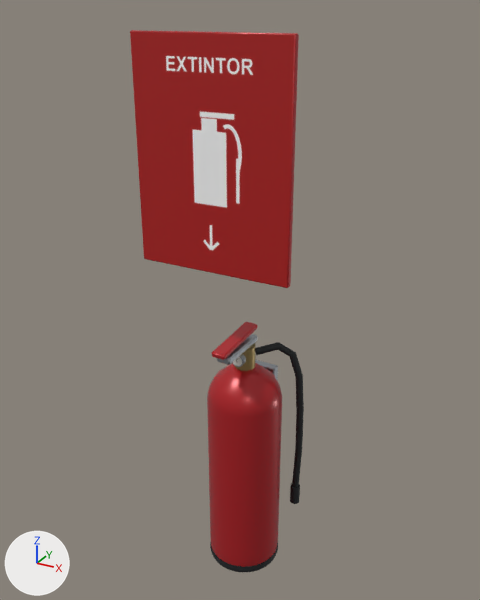
One commit to the glTF model 01_Cena_Render_Cycles/modelos/extintor_realista.glb: the scene before it, then after it.
Camera for both pictures: a 50 mm lens placed at (0.579, -1.066, 1.184), pointed at (-0.017, 0.018, 0.642). Every picture has the same lights, and +X, +Y and +Z are marked at lower left. The picture after the commit comes second. Vertices at exactly the same position are counted once.

Objects in the first picture: 'Extintor_Com_Placa_PBR'.
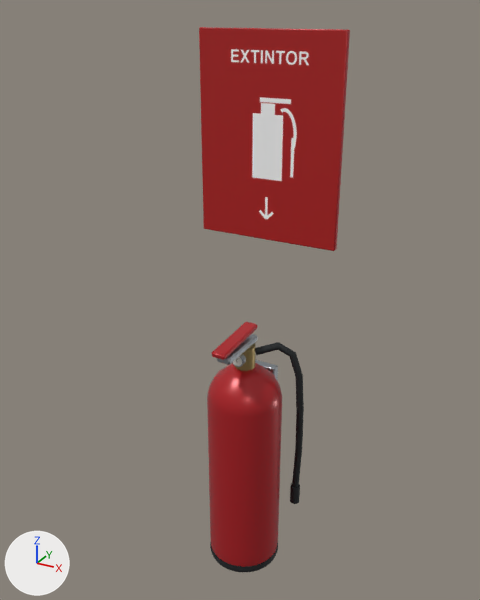
Boxes (x1, y1, x2, y2) around the edits, measured in the pictures (480 x 600 px; the box of a moved part takes in the faces that stretch with it):
'Extintor_Com_Placa_PBR', reshaped (13% narrower): before (130, 30, 304, 572); after (199, 27, 350, 572)
part 1 of me_cilindro, moved or reshaped: before (130, 30, 299, 288); after (199, 27, 350, 251)

What the commit changed:
me_cilindro is used by ob_extintor_com_placa_pbr; location (0.0, 0.008, 0.0).
me_cilindro had 822 vertices, 1596 faces and spanned x -0.15..0.15, y -0.126..0.1, z 0.0..1.15.
me_cilindro now has 822 vertices, 1596 faces and spans x -0.15..0.15, y -0.11..0.1, z 0.0..1.15.
me_cilindro part 1: the loose piece of 24 vertices spanning x -0.15..0.15, y -0.126..-0.114, z 0.75..1.15 is moved by (0.0, 0.214, 0.0).
